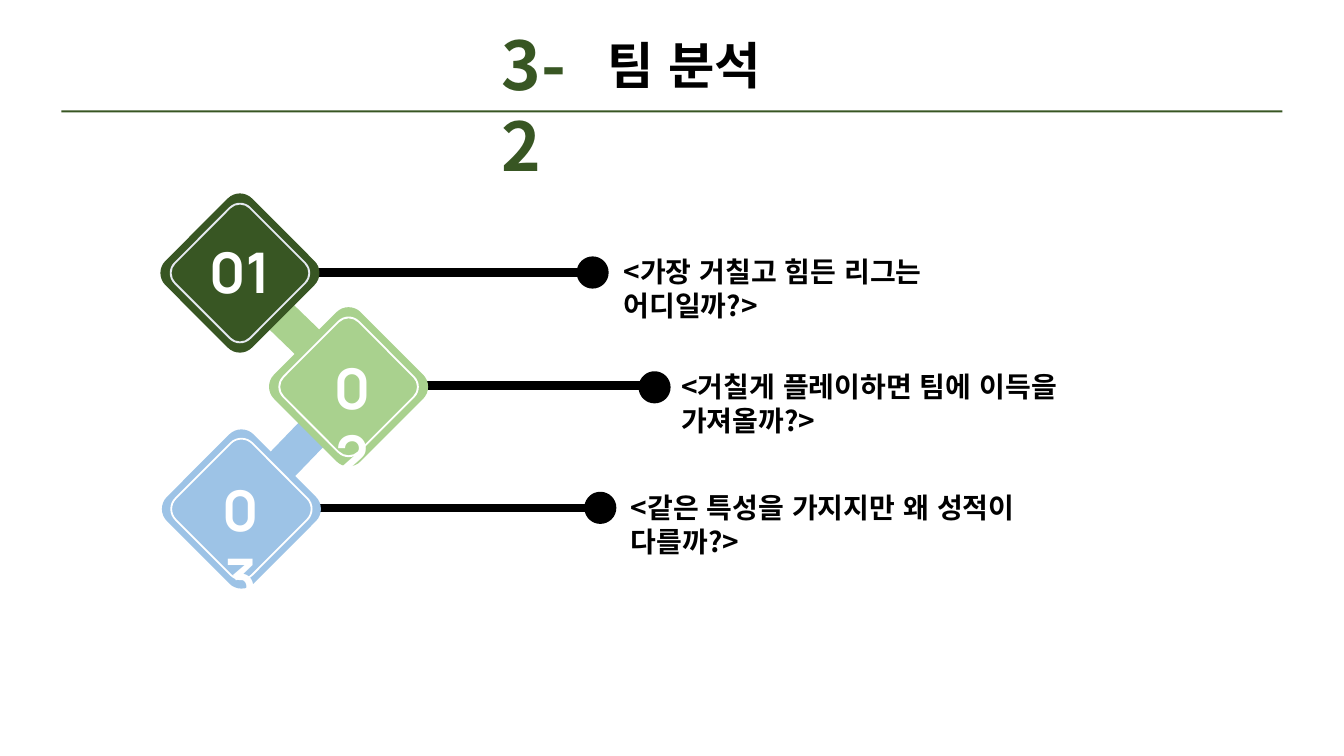
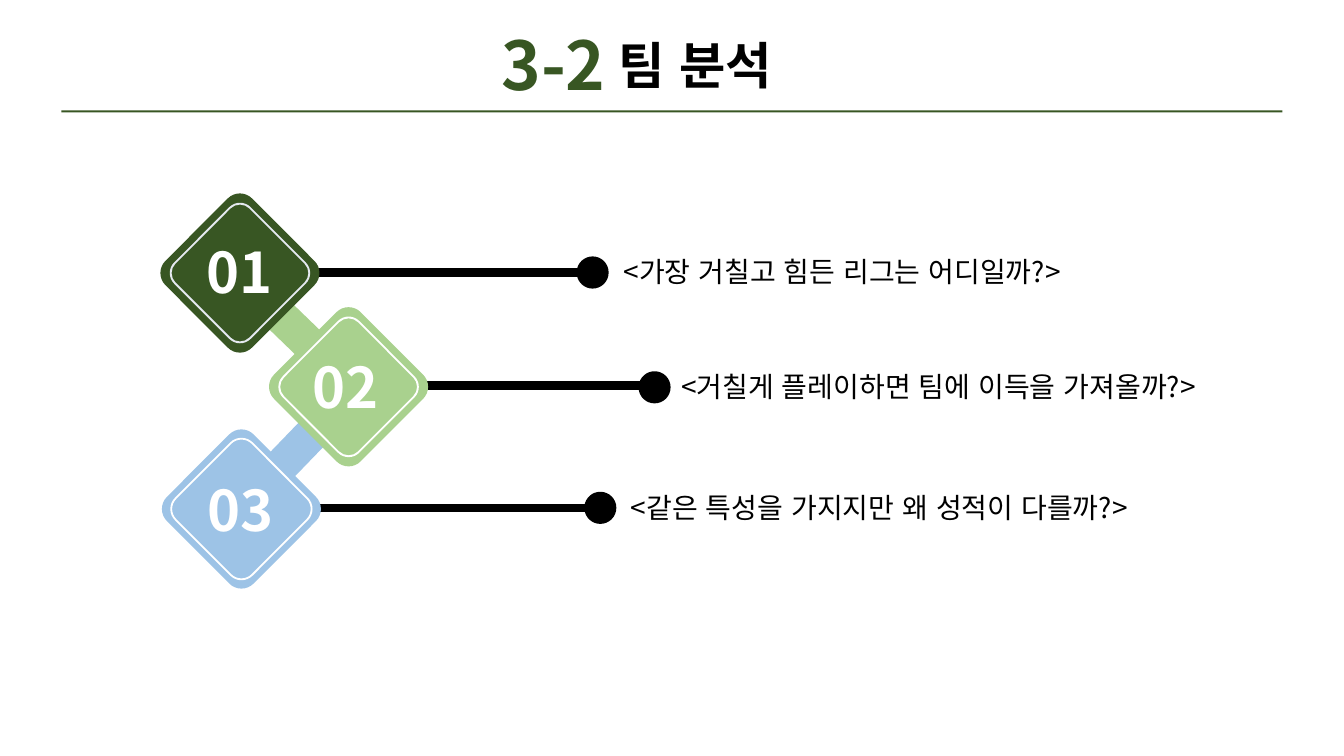
Before and after one commit to Gray116/BigData_Academy_1, a slide deck: slide 22 of 00_Projects/김설웅_개인프로젝트.pptx. Drawn at 1344x756 pixels with LibreOffice and Linux fonts; fonts in the diff are those of the drawing. Boxes give left, top, right and bottom in pixels: in the first picture for what was removed or moved away, otherwise in the second. Text is boxed around its words. In the diff, an @@ line names an element or a change of style, - is before the commit and + after.

```diff
--- a/00_Projects/김설웅_개인프로젝트.pptx
+++ b/00_Projects/김설웅_개인프로젝트.pptx
@@ text "3-2" rewrapped from bbox=[501, 39, 565, 171] to bbox=[501, 39, 605, 91] @@
@@ text "팀 분석": place and size @@
-text "팀 분석" at bbox=[608, 41, 761, 89]
+text "팀 분석" at bbox=[619, 41, 772, 89]
@@ bold off in 3 elements at bbox=[631, 494, 1127, 521], bbox=[681, 373, 1196, 400], bbox=[623, 258, 1060, 285] @@
@@ font Manrope to Noto Sans CJK KR in 3 elements at bbox=[208, 489, 274, 532], bbox=[207, 250, 273, 294], bbox=[312, 366, 378, 409] @@
@@ text "02": place and size @@
-text "02" at bbox=[309, 348, 395, 425]
+text "02" at bbox=[312, 366, 378, 409]
```
Also in this commit, not shown: 21 other slides changed, 1 slide removed, 40 other files.
